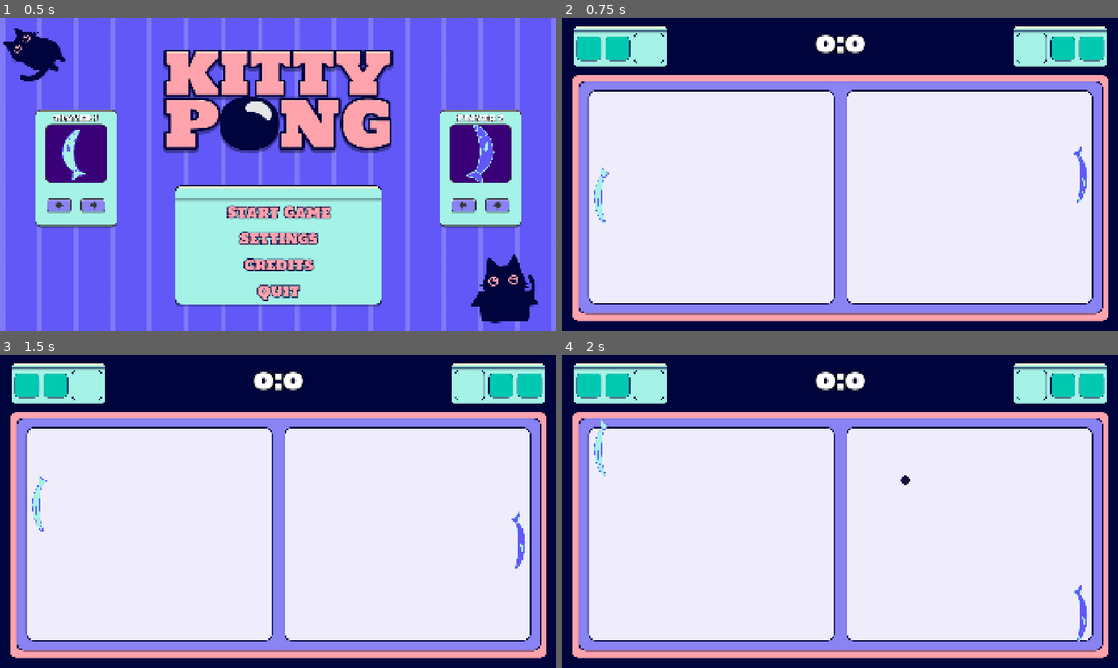
Above: before the commit, frames 1-4 (two rows, left to right).
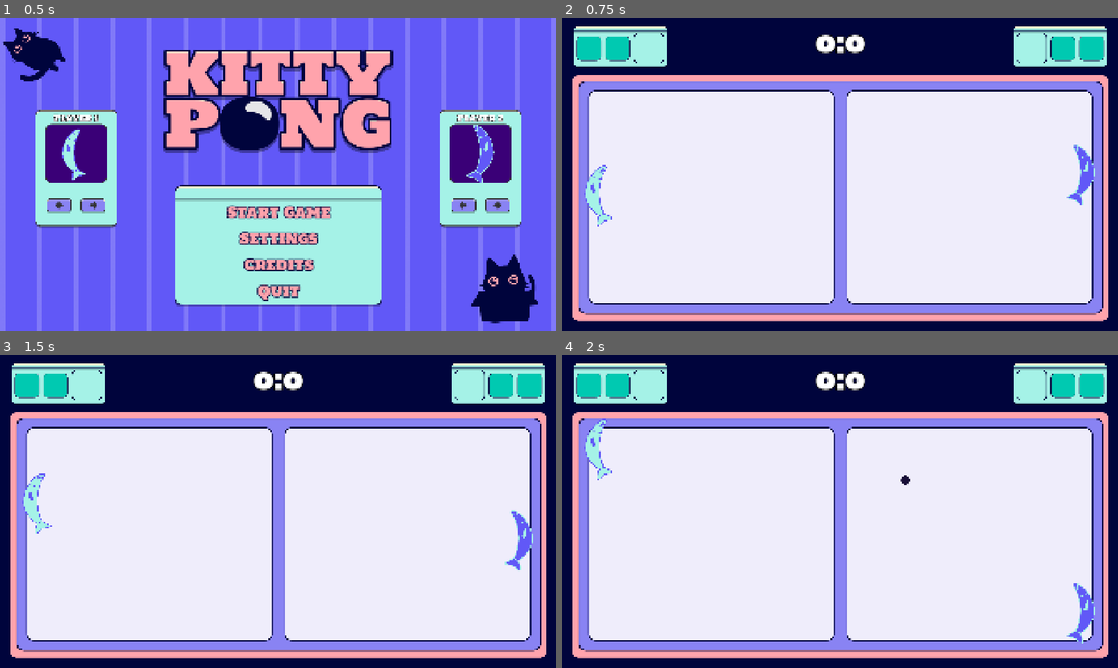
Above: after the commit, the same moments.

Repository: Jurinich/GDSG-WS-semester-project
Game: Godot game, scene res://scenes/main_menu.tscn
Same seed, same stepped clock (60 frames per second), same inputs: the game is played once before the commit and once after it.
Inputs:
- Up to frame 1 (0.5 s): no input
- Up to frame 2 (0.75 s): click "Start Game" at 0.5 s
- Up to frame 3 (1.5 s): tap Enter at 1.25 s; hold W (upP1) from 1.28 s (still down); hold Down (downP2) from 1.28 s (still down)
- Up to frame 4 (2 s): keep holding W (upP1); keep holding Down (downP2)

Frame 1 is identical in both runs. In frame 2, 0.7% of the frame differs, in the area x 4-96%, y 40-67%; in frame 3, 0.7%, in the area x 4-96%, y 37-69%; in frame 4, 0.7%.

Commit message:
player selection now functional

Diff:
--- a/gdsg-semester-project-w-2025-/scenes/game.tscn
+++ b/gdsg-semester-project-w-2025-/scenes/game.tscn
@@ -4,9 +4,7 @@
 [ext_resource type="PackedScene" uid="uid://dmngxbinp5ri7" path="res://scenes/player.tscn" id="1_uwrxv"]
 [ext_resource type="Texture2D" uid="uid://dj7n4h024303j" path="res://assets/sprites/Backgrounds/playfield.png" id="2_gee14"]
 [ext_resource type="PackedScene" uid="uid://bhb0kygy35pj3" path="res://scenes/ball.tscn" id="2_yqjtg"]
-[ext_resource type="Texture2D" uid="uid://d36omc02q8m8u" path="res://assets/sprites/Paddles/paddle1.png" id="3_gee14"]
 [ext_resource type="Script" uid="uid://dcjct6o0k4moq" path="res://scripts/ball_spawner.gd" id="3_lnu2h"]
-[ext_resource type="Texture2D" uid="uid://8xqbske0pmah" path="res://assets/sprites/Paddles/paddle2.png" id="4_0tnpc"]
 [ext_resource type="Script" uid="uid://bpva8mtljkuns" path="res://scripts/GoalScript.gd" id="4_lbhrr"]
 [ext_resource type="Theme" uid="uid://dfhebtip2k3k3" path="res://new_theme.tres" id="5_dinhu"]
 [ext_resource type="Script" uid="uid://c0n866wxrwtu6" path="res://scripts/score_label.gd" id="6_p57ef"]
@@ -28,13 +26,11 @@
 [node name="Player1" parent="." unique_id=1996165636 instance=ExtResource("1_uwrxv")]
 position = Vector2(135, 609)
 collision_mask = 9
-playerTexture = ExtResource("3_gee14")
 isP1 = true
 
 [node name="Player2" parent="." unique_id=1740915316 instance=ExtResource("1_uwrxv")]
 position = Vector2(1789, 540)
 collision_mask = 9
-playerTexture = ExtResource("4_0tnpc")
 
 [node name="Top_Bottom wall" type="Node" parent="." unique_id=1737115857]
 
--- a/gdsg-semester-project-w-2025-/scenes/main_menu.tscn
+++ b/gdsg-semester-project-w-2025-/scenes/main_menu.tscn
@@ -7,6 +7,7 @@
 [ext_resource type="Texture2D" uid="uid://c4vomr1gla4ut" path="res://assets/sprites/Logos/Logo_pink.png" id="4_8ln24"]
 [ext_resource type="Texture2D" uid="uid://br0nn0g3jab66" path="res://assets/sprites/Kittens/UI_kittens/kitten_lying.png" id="4_oa1go"]
 [ext_resource type="Theme" uid="uid://dfhebtip2k3k3" path="res://new_theme.tres" id="6_oa1go"]
+[ext_resource type="Script" uid="uid://bpt207xu16nw5" path="res://scripts/selection_controller.gd" id="8_jk1qb"]
 [ext_resource type="PackedScene" uid="uid://bj18d1fh7lipn" path="res://scenes/player_selection_node.tscn" id="8_tbmy8"]
 
 [node name="MainMenu" type="Control" unique_id=1335995349]
@@ -153,7 +154,7 @@
 horizontal_alignment = 1
 vertical_alignment = 1
 
-[node name="Control" type="Control" parent="." unique_id=2026829769]
+[node name="SelectionController" type="Control" parent="." unique_id=2026829769]
 layout_mode = 1
 anchors_preset = 15
 anchor_right = 1.0
@@ -161,8 +162,9 @@
 grow_horizontal = 2
 grow_vertical = 2
 mouse_filter = 2
-
-[node name="PlayerSelectionNode" parent="Control" unique_id=425702317 instance=ExtResource("8_tbmy8")]
+script = ExtResource("8_jk1qb")
+
+[node name="PlayerSelectionNode1" parent="SelectionController" unique_id=425702317 instance=ExtResource("8_tbmy8")]
 layout_mode = 1
 anchors_preset = 4
 anchor_top = 0.5
@@ -176,7 +178,7 @@
 scale = Vector2(0.5, 0.5)
 player_name = "Player 1"
 
-[node name="PlayerSelectionNode2" parent="Control" unique_id=1162290833 instance=ExtResource("8_tbmy8")]
+[node name="PlayerSelectionNode2" parent="SelectionController" unique_id=1162290833 instance=ExtResource("8_tbmy8")]
 layout_mode = 1
 anchors_preset = 6
 anchor_left = 1.0
--- a/gdsg-semester-project-w-2025-/scenes/paddle_a.tscn
+++ b/gdsg-semester-project-w-2025-/scenes/paddle_a.tscn
@@ -2,10 +2,9 @@
 
 [ext_resource type="Texture2D" uid="uid://emd4k5xlqjpj" path="res://assets/paddle1.png" id="1_x1xl5"]
 
-[node name="PaddleA" type="Node2D" unique_id=791389706]
+[node name="CollisionPolygon2D" type="CollisionPolygon2D" unique_id=1076596107]
+scale = Vector2(0.3, 0.3)
+polygon = PackedVector2Array(10, -349.5, 10, -344.6, -57.100006, -306, -62.600006, -306, -126.600006, -234, -129, -234, -178, -132, -180.6, -132, -201.6, -24, -206.4, -24, -173, 101.79999, -173, 110.70001, -127, 171.59998, -127, 176.70001, -45.799988, 245, -58.5, 278, -62.799988, 278, -55, 362.7, -55, 375.7, -5.299988, 352, 0.2999878, 352, 40.200012, 312, 121.79999, 294, 130.5, 294, 141.5, 282, 148.09998, 282, 145, 259, 145, 253.20001, 42.799988, 198.5, 9.899994, 123.70001, -3.399994, 55, -13, -30.899994, -13, -37.5, -1, -116.399994, -1, -125.899994, 31, -228.8, 31, -235, 69.600006, -302, 78.100006, -302, 62, -339.8, 62, -346.6)
 
 [node name="Sprite2D" type="Sprite2D" parent="." unique_id=41770785]
 texture = ExtResource("1_x1xl5")
-
-[node name="CollisionPolygon2D" type="CollisionPolygon2D" parent="." unique_id=1076596107]
-polygon = PackedVector2Array(10, -349.5, 10, -344.6, -57.100006, -306, -62.600006, -306, -126.600006, -234, -129, -234, -178, -132, -180.6, -132, -201.6, -24, -206.4, -24, -173, 101.79999, -173, 110.70001, -127, 171.59998, -127, 176.70001, -45.799988, 245, -58.5, 278, -62.799988, 278, -55, 362.7, -55, 375.7, -5.299988, 352, 0.2999878, 352, 40.200012, 312, 121.79999, 294, 130.5, 294, 141.5, 282, 148.09998, 282, 145, 259, 145, 253.20001, 42.799988, 198.5, 9.899994, 123.70001, -3.399994, 55, -13, -30.899994, -13, -37.5, -1, -116.399994, -1, -125.899994, 31, -228.8, 31, -235, 69.600006, -302, 78.100006, -302, 62, -339.8, 62, -346.6)
--- /dev/null
+++ b/gdsg-semester-project-w-2025-/scenes/paddle_b.tscn
@@ -0,0 +1,10 @@
+[gd_scene format=3 uid="uid://uxg1shddub3e"]
+
+[ext_resource type="Texture2D" uid="uid://8xqbske0pmah" path="res://assets/sprites/Paddles/paddle2.png" id="1_u7yne"]
+
+[node name="CollisionPolygon2D" type="CollisionPolygon2D" unique_id=495573329]
+scale = Vector2(-0.3, 0.3)
+polygon = PackedVector2Array(-26.300003, -350, -88.3, -350, -100.5, -336, -100.5, -321.2, -36.699997, -183.3, -13.800003, -53.5, -16.5, -7.200012, -16.5, 15.200012, -37.5, 112.100006, -37.5, 119.100006, -69.5, 184.09998, -69.5, 187.20001, -156.6, 236, -164.9, 236, -165.5, 238.59998, -165.5, 273.40002, -77.8, 302, -61.5, 302, -6.699997, 350, 30.5, 350, 35.5, 301.40002, 35.5, 276.5, 18.699997, 233.70001, 89.399994, 175, 91.600006, 175, 131.6, 119, 134.29999, 119, 165.5, 24.5, 165.5, -97.100006, 155.5, -124.399994, 155.5, -134.9, 102.5, -238, 102.5, -242.3, 23.5, -323.3, 23.5, -326)
+
+[node name="Sprite2D" type="Sprite2D" parent="." unique_id=196296921]
+texture = ExtResource("1_u7yne")
--- a/gdsg-semester-project-w-2025-/scenes/player.tscn
+++ b/gdsg-semester-project-w-2025-/scenes/player.tscn
@@ -1,20 +1,11 @@
 [gd_scene format=3 uid="uid://dmngxbinp5ri7"]
 
 [ext_resource type="Script" uid="uid://crulmxqf0p7gx" path="res://scripts/playerMovement.gd" id="1_p0vlq"]
-
-[sub_resource type="QuadMesh" id="QuadMesh_v6fml"]
-
-[sub_resource type="RectangleShape2D" id="RectangleShape2D_3li8b"]
-size = Vector2(50, 200)
+[ext_resource type="PackedScene" uid="uid://bxsg1y1wtx423" path="res://scenes/paddle_a.tscn" id="2_g2els"]
+[ext_resource type="PackedScene" uid="uid://uxg1shddub3e" path="res://scenes/paddle_b.tscn" id="3_qhqgy"]
 
 [node name="Player" type="CharacterBody2D" unique_id=43356410]
 collision_layer = 2
 motion_mode = 1
 script = ExtResource("1_p0vlq")
-
-[node name="MeshInstance2D" type="MeshInstance2D" parent="." unique_id=417942660]
-scale = Vector2(50, 200)
-mesh = SubResource("QuadMesh_v6fml")
-
-[node name="CollisionShape2D" type="CollisionShape2D" parent="." unique_id=2044311317]
-shape = SubResource("RectangleShape2D_3li8b")
+paddles = Array[PackedScene]([ExtResource("2_g2els"), ExtResource("3_qhqgy")])
--- a/gdsg-semester-project-w-2025-/scripts/GameManager.gd
+++ b/gdsg-semester-project-w-2025-/scripts/GameManager.gd
@@ -4,6 +4,9 @@
 
 var left_player_score: int = 0
 var right_player_score: int = 0
+
+var left_player_paddle: int = 0
+var right_player_paddle: int = 0
 
 signal score_changed
 
--- a/gdsg-semester-project-w-2025-/scripts/main_menu_controller.gd
+++ b/gdsg-semester-project-w-2025-/scripts/main_menu_controller.gd
@@ -1,6 +1,7 @@
 extends Control
 
 @onready var info_label: Label = $"InfoLabel"
+@onready var selection_controller = $"SelectionController"
 
 
 func _ready():
@@ -12,6 +13,7 @@
 
 func _on_start_button_pressed():
 	GameManager.reset()
+	selection_controller.set_selections()
 	get_tree().change_scene_to_file("res://scenes/game.tscn")
 
 
--- a/gdsg-semester-project-w-2025-/scripts/playerMovement.gd
+++ b/gdsg-semester-project-w-2025-/scripts/playerMovement.gd
@@ -1,22 +1,19 @@
 @tool
-# It is a tool script in order to have the textures updated in the editor.
-# Engine.is_editor_hint() returns true if you are currently in the editor,
-# so things that should only be happening during the game must check that
-# Engine.is_editor_hint() is false.
 extends CharacterBody2D
 
 const SPEED := 500
-@export var playerTexture: Texture2D
 @export var isP1: bool = false
+@export var paddles: Array[PackedScene]
 
-func _process(_delta) -> void:
-	if Engine.is_editor_hint():
-		$MeshInstance2D.texture = playerTexture
+func _ready():
+	var paddle: CollisionPolygon2D
+	if (isP1):
+		paddle = paddles[GameManager.left_player_paddle].instantiate()
+	else:
+		paddle = paddles[GameManager.right_player_paddle].instantiate()
+		paddle.scale.x = -paddle.scale.x
 
-func _ready() -> void:
-	if not Engine.is_editor_hint():
-		$MeshInstance2D.texture = playerTexture
-
+	add_child(paddle)
 
 func getYdir() -> float:
 	if isP1:
--- /dev/null
+++ b/gdsg-semester-project-w-2025-/scripts/selection_controller.gd
@@ -0,0 +1,8 @@
+extends Control
+
+@onready var p1_selection: PlayerSelectionNode = $"PlayerSelectionNode1"
+@onready var p2_selection: PlayerSelectionNode = $"PlayerSelectionNode2"
+
+func set_selections():
+	GameManager.left_player_paddle = p1_selection.cur_index
+	GameManager.right_player_paddle = p2_selection.cur_index
Not shown, added: gdsg-semester-project-w-2025-/scripts/selection_controller.gd.uid
